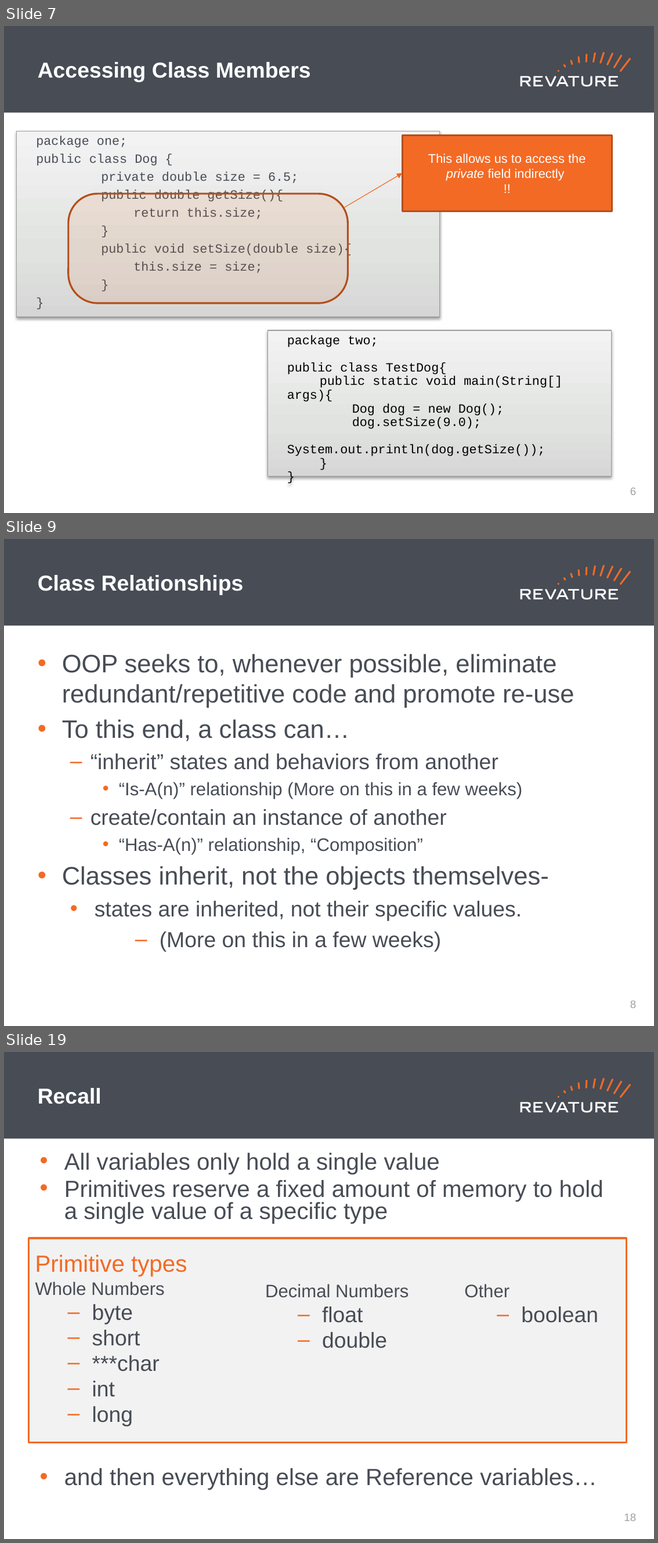
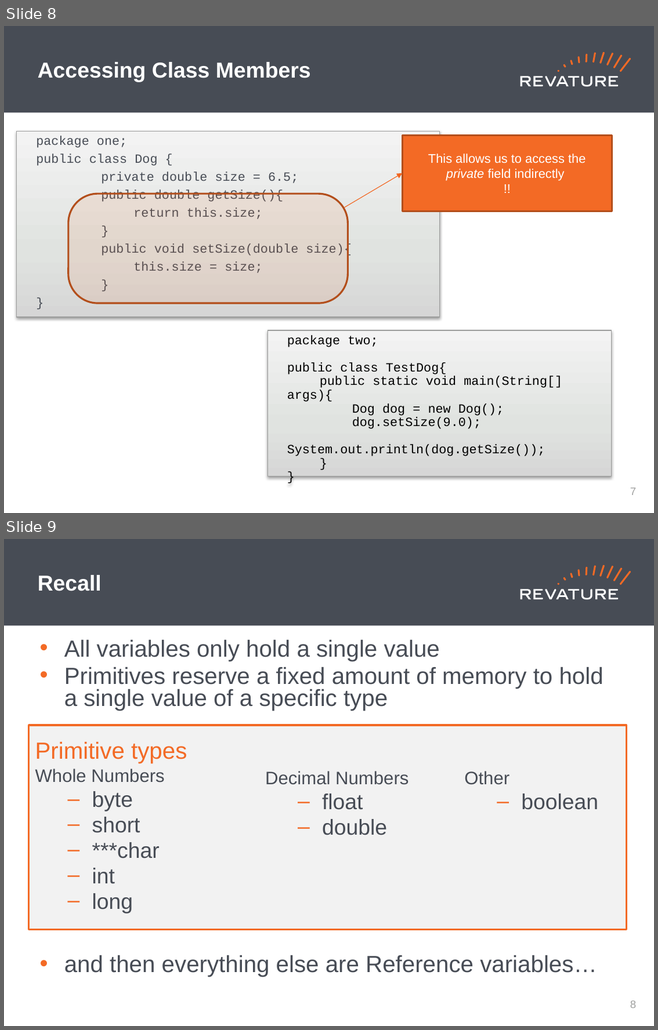
Before and after one commit to jhigherevature/8302021_RAP, a slide deck: powerpoints/Day_7.pptx. Shown one above the other, each under a label of ours: slides 7, 9 and 19 before the commit, slides 8 and 9 after it; the slides between them are not shown. The pictures are 658x1543 and 658x1030 pixels, drawn with LibreOffice and Linux fonts; fonts in the diff are those of the drawing. Boxes give left, top, right and bottom in pixels: in the first picture for what was removed or moved away, otherwise in the second. Text is boxed around its words. In the diff, an @@ line names an element or a change of style, - is before the commit and + after.

```diff
--- a/powerpoints/Day_7.pptx
+++ b/powerpoints/Day_7.pptx
@@ slide 9 removed at (x1=4, y1=539, x2=654, y2=1026), background #FFFFFF; not listed: 19 template elements that a slide beside it also shows @@
@@ title removed at (x1=38, y1=575, x2=244, y2=595) @@
-Class Relationships
@@ text removed at (x1=62, y1=654, x2=574, y2=952) @@
-• OOP seeks to, whenever possible, eliminate redundant/repetitive code and promote re-use
-• To this end, a class can…
-  – “inherit” states and behaviors from another
-    • “Is-A(n)” relationship (More on this in a few weeks)
-  – create/contain an instance of another
-    • “Has-A(n)” relationship, “Composition”
-• Classes inherit, not the objects themselves-
-  • states are inherited, not their specific values.
-  – (More on this in a few weeks)
@@ page number removed at (x1=630, y1=1001, x2=636, y2=1008) @@
-8
@@ what was slide 7 is now slide 8 @@
@@ page number at (x1=630, y1=488, x2=636, y2=495): text changed @@
-6
+7
@@ what was slide 19 is now slide 9 @@
@@ page number at (x1=630, y1=1001, x2=636, y2=1008): text changed @@
-18
+8
```
Also in this commit, not shown: 2 slides changed, 1 slide added, 10 other slides removed.
